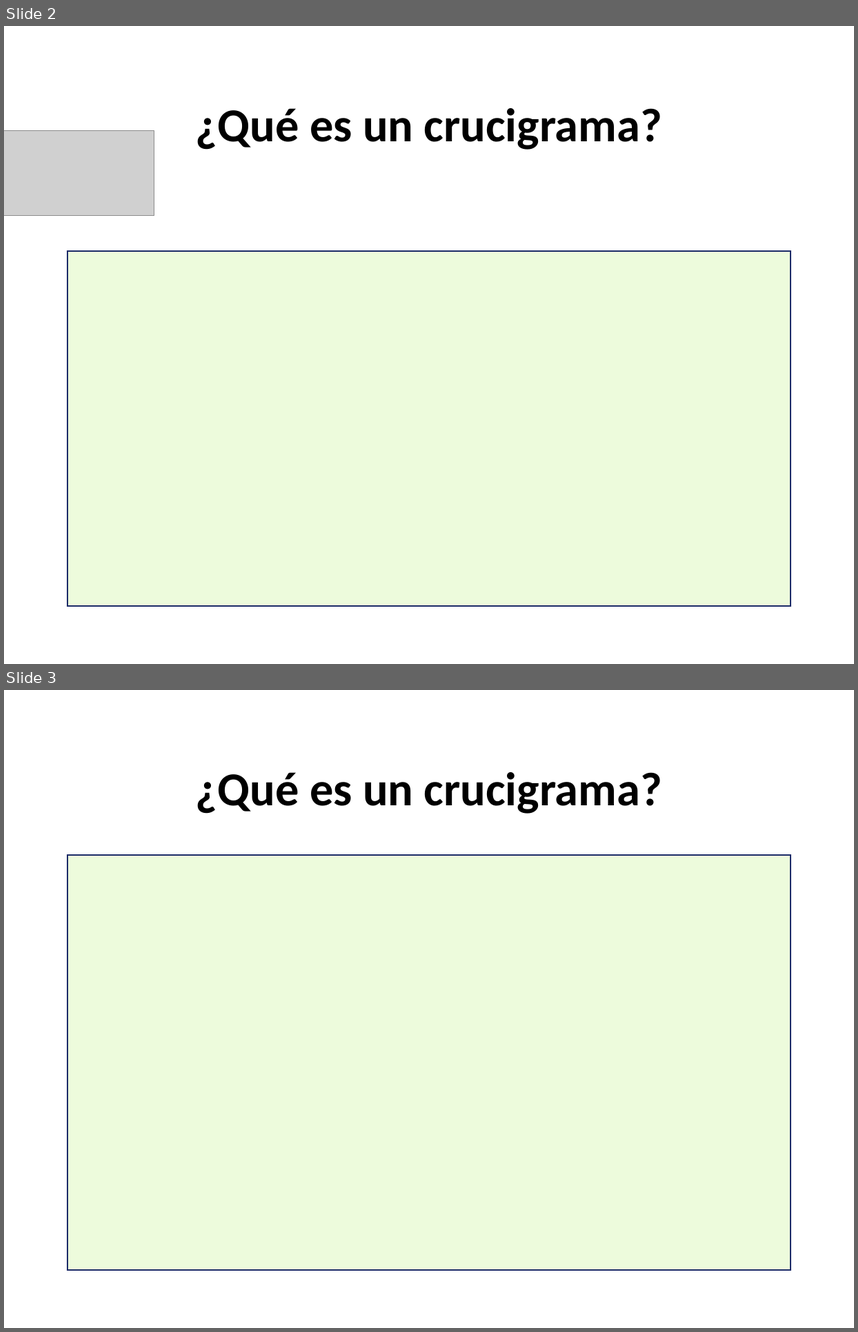
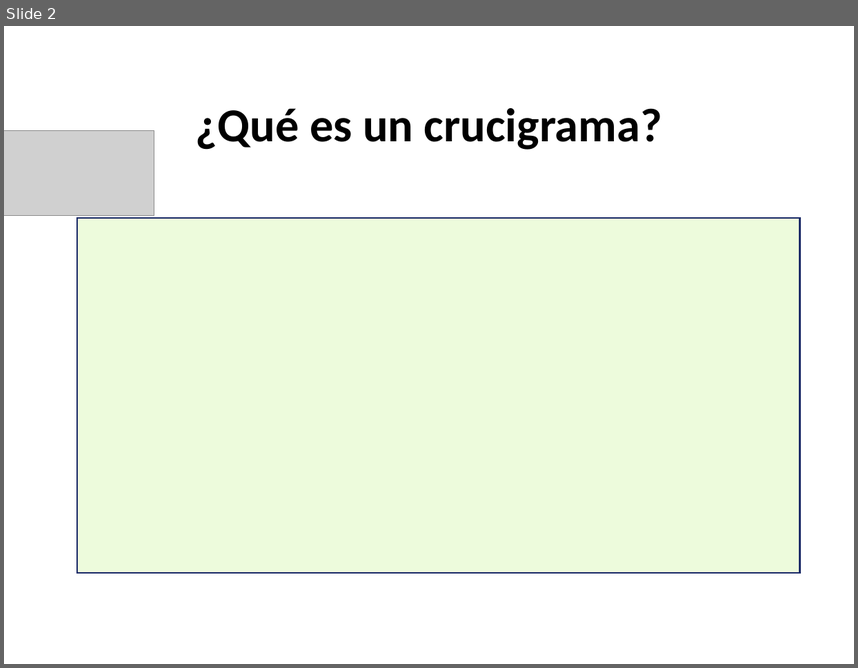
Before and after one commit to rihuall/ricardo, a slide deck: diapositiva software.ppt. Shown one above the other, each under a label of ours: slides 2 and 3 before the commit, slide 2 after it. The pictures are 858x1332 and 858x668 pixels, drawn with LibreOffice and Linux fonts; fonts in the diff are those of the drawing; grey boxes stand for pictures; background and template pictures are left out. Boxes give left, top, right and bottom in pixels: in the first picture for what was removed or moved away, otherwise in the second. Text is boxed around its words. In the diff, an @@ line names an element or a change of style, - is before the commit and + after.

```diff
--- a/diapositiva software.ppt
+++ b/diapositiva software.ppt
@@ slide 3 removed at [4,690,854,1328], background picture (left out) @@
@@ text removed at [196,772,662,814] @@
-¿Qué es un crucigrama?
@@ rectangle removed at [67,855,791,1270] @@
@@ slide 2 changed as well @@
@@ rectangle: place and size @@
-rectangle at [67,251,791,606]
+rectangle at [77,217,800,572]
```
Also in this commit, not shown: 1 other slide changed, 5 slides added, 2 other slides removed.
